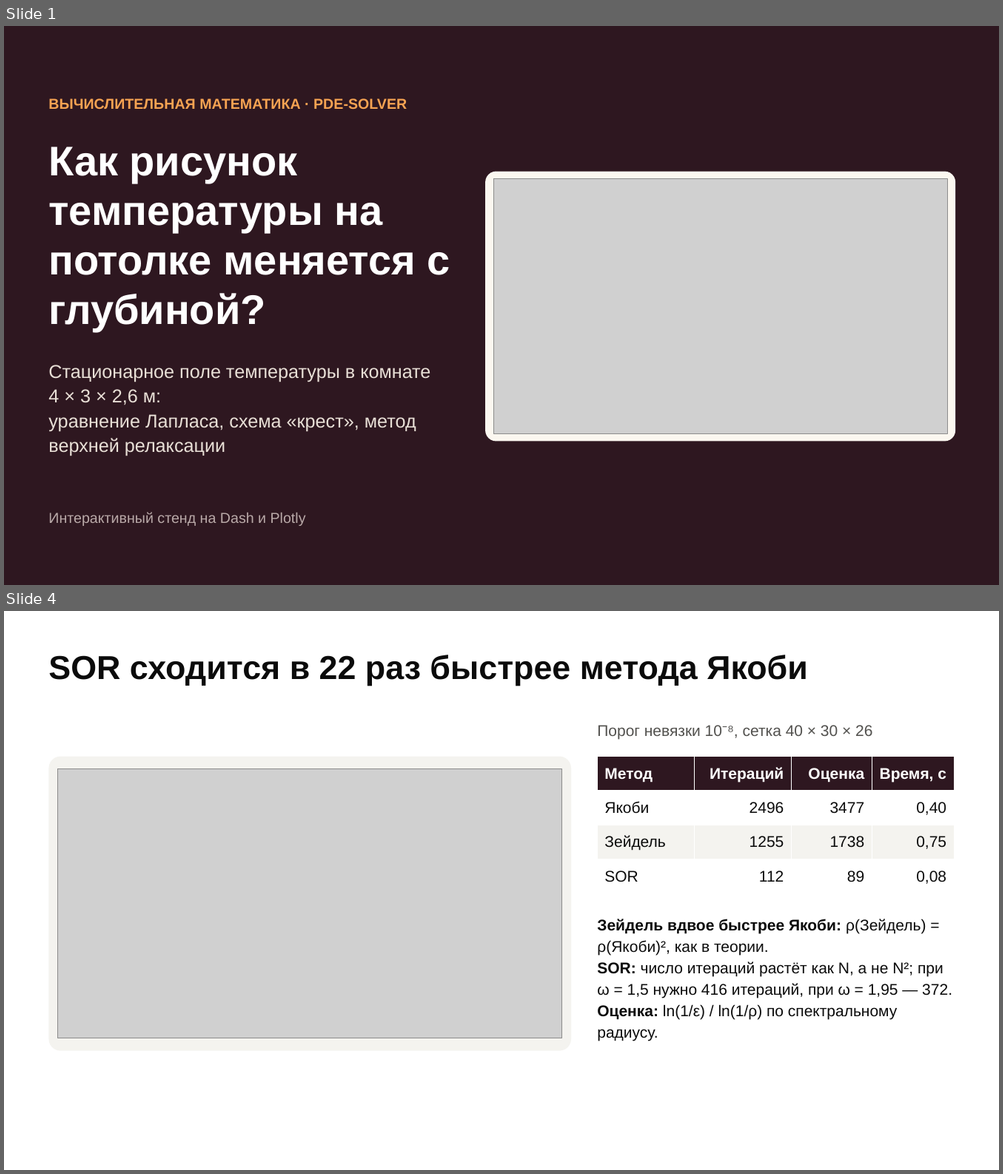
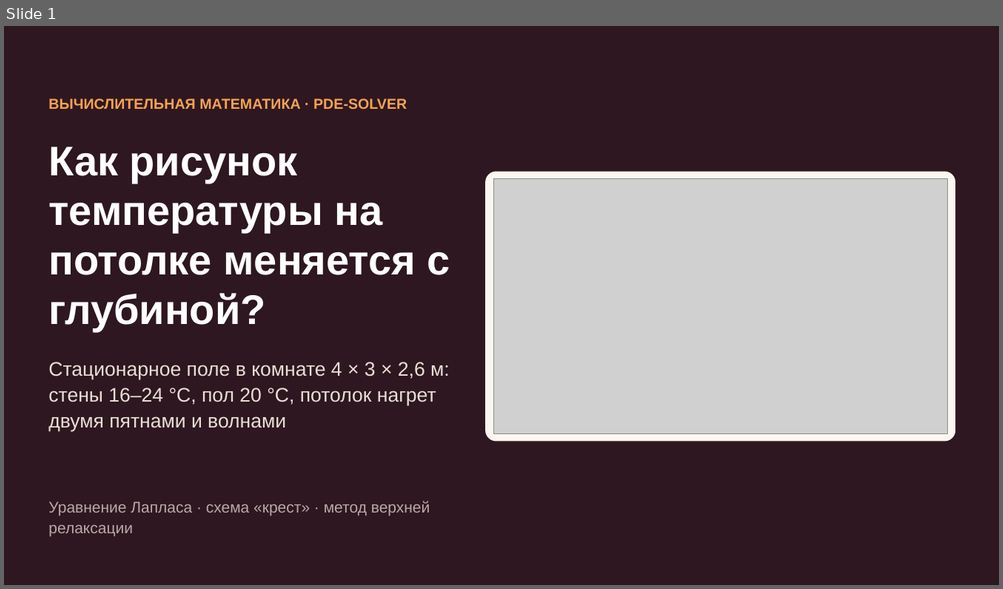
Before and after one commit to terMorel/computational-mathematics, a slide deck: PDE-Solver/presentation/PDE-Solver.pptx. Shown one above the other, each under a label of ours: slides 1 and 4 before the commit, slide 1 after it; the slides between them are not shown. The pictures are 1003x1174 and 1003x589 pixels, drawn with LibreOffice and Linux fonts; fonts in the diff are those of the drawing; grey boxes stand for pictures. Boxes give left, top, right and bottom in pixels: in the first picture for what was removed or moved away, otherwise in the second. Text is boxed around its words. In the diff, an @@ line names an element or a change of style, - is before the commit and + after.

```diff
--- a/PDE-Solver/presentation/PDE-Solver.pptx
+++ b/PDE-Solver/presentation/PDE-Solver.pptx
@@ slide 4 removed at box(4, 611, 999, 1170), background #FFFFFF @@
@@ text removed at box(48, 655, 808, 686) @@
-SOR сходится в 22 раз быстрее метода Якоби
@@ text removed at box(597, 725, 872, 740) @@
-Порог невязки 10⁻⁸, сетка 40 × 30 × 26
@@ rounded rectangle removed at box(48, 757, 571, 1051) @@
@@ table removed at box(597, 757, 954, 894), 4 rows, 4 columns @@
-Метод | Итераций | Оценка | Время, с
-Якоби | 2496 | 3477 | 0,40
-Зейдель | 1255 | 1738 | 0,75
-SOR | 112 | 89 | 0,08
@@ picture removed at box(58, 769, 562, 1039) @@
@@ text removed at box(597, 919, 952, 1042) @@
-Зейдель вдвое быстрее Якоби: ρ(Зейдель) = ρ(Якоби)², как в теории.
-SOR: число итераций растёт как N, а не N²; при ω = 1,5 нужно 416 итераций, при ω = 1,95 — 372.
-Оценка: ln(1/ε) / ln(1/ρ) по спектральному радиусу.
@@ slide 1 changed as well @@
@@ text at box(48, 362, 449, 432): text changed; size 18 to 19 pt @@
-Стационарное поле температуры в комнате 4 × 3 × 2,6 м:
-уравнение Лапласа, схема «крест», метод верхней релаксации
+Стационарное поле в комнате 4 × 3 × 2,6 м: стены 16–24 °C, пол 20 °C, потолок нагрет двумя пятнами и волнами
@@ text at box(48, 501, 430, 537): text changed; size 14 to 15 pt @@
-Интерактивный стенд на Dash и Plotly
+Уравнение Лапласа · схема «крест» · метод верхней релаксации
```
Also in this commit, not shown: 1 other slide changed, 7 slides added, 6 other slides removed, 12 other files.
